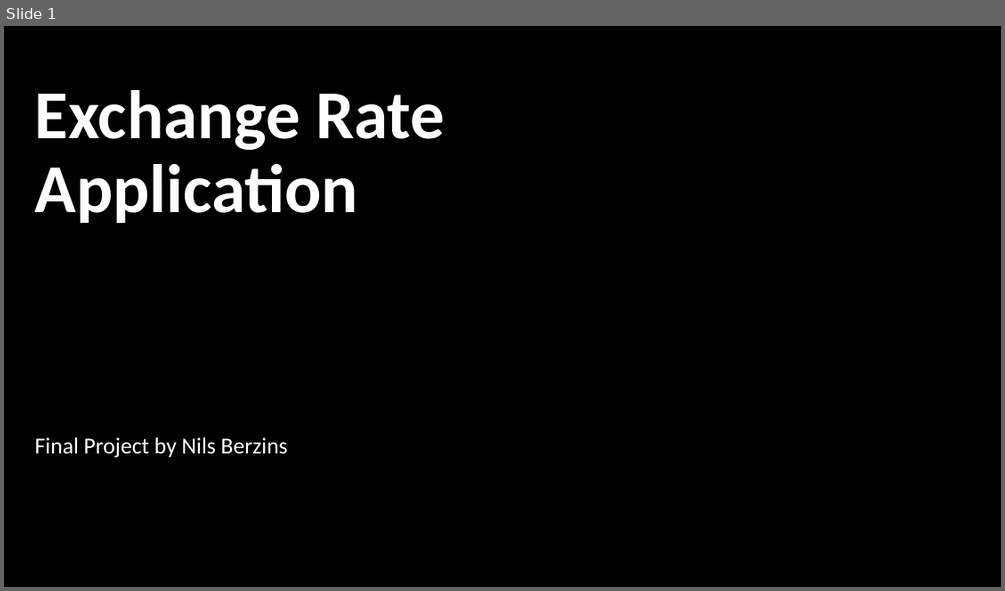
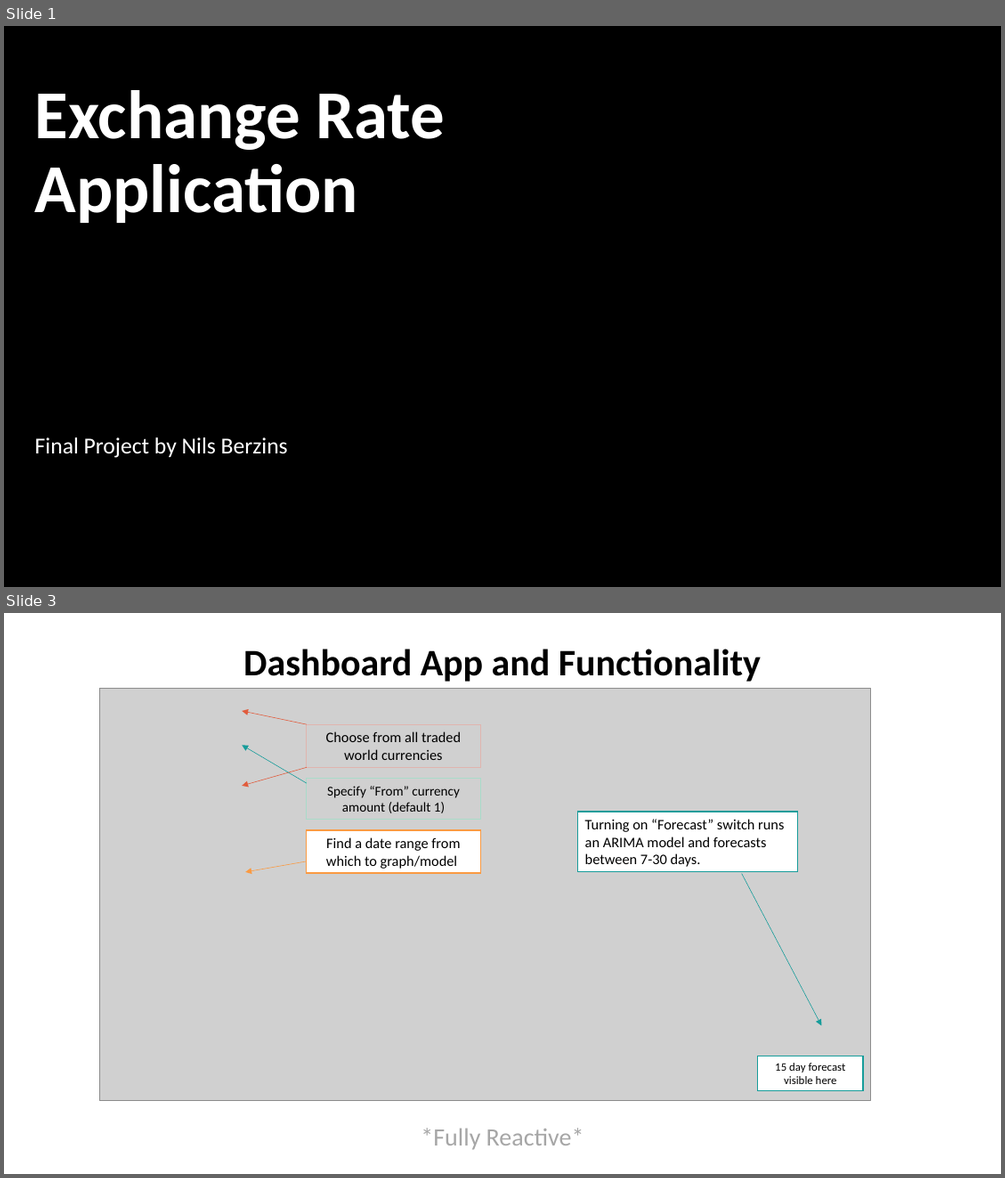
Before and after one commit to nilsberzins/STAT418-FinalPoject, a slide deck: Exchange Rate Application.pptx. Shown one above the other, each under a label of ours: slide 1 before the commit, slides 1 and 3 after it; the slides between them are not shown. The pictures are 1005x591 and 1005x1178 pixels, drawn with LibreOffice and Linux fonts; fonts in the diff are those of the drawing; grey boxes stand for pictures; background and template pictures are left out. Boxes give left, top, right and bottom in pixels: in the first picture for what was removed or moved away, otherwise in the second. Text is boxed around its words. In the diff, an @@ line names an element or a change of style, - is before the commit and + after.

```diff
--- a/Exchange Rate Application.pptx
+++ b/Exchange Rate Application.pptx
@@ slide 3 added at (4,613,1001,1174), background #FFFFFF @@
@@ title added at (243,649,760,682), 36 pt, text #000000, bold @@
+Dashboard App and Functionality
@@ picture added at (100,689,871,1101) @@
@@ arrow added from (307, 724) to (242, 711), #E15C3D 0.5 pt @@
@@ arrow added from (307, 784) to (242, 746), #169C9A 0.5 pt @@
@@ rectangle added at (307,724,480,767), outline #E0B4AE 0.75 pt, 14 pt, text #000000 @@
+Choose from all traded world currencies
@@ arrow added from (307, 767) to (242, 786), #E15C3D 0.5 pt @@
@@ rectangle added at (307,779,480,819), outline #A9DBC9 0.75 pt, 13 pt, text #000000 @@
+Specify “From” currency amount (default 1)
@@ rectangle added at (577,811,797,873), fill #FFFFFF, outline #169C9A 1 pt, 14 pt, text #000000 @@
+Turning on “Forecast” switch runs an ARIMA model and forecasts between 7-30 days.
@@ rectangle added at (307,830,480,873), fill #FFFFFF, outline #FA9A42 1 pt, 14 pt, text #000000 @@
+Find a date range from which to graph/model
@@ arrow added from (307, 861) to (245, 872), #FA9A42 0.5 pt @@
@@ arrow added from (742, 873) to (821, 1026), #169C9A 0.5 pt @@
@@ rectangle added at (758,1055,863,1091), fill #FFFFFF, outline #169C9A 1 pt, 11 pt, text #000000 @@
+15 day forecast visible here
@@ text added at (421,1127,584,1150), 24 pt, text #A6A6A6 @@
+*Fully Reactive*
```
Also in this commit, not shown: 3 other slides added, 3 slides removed, 3 other files.
